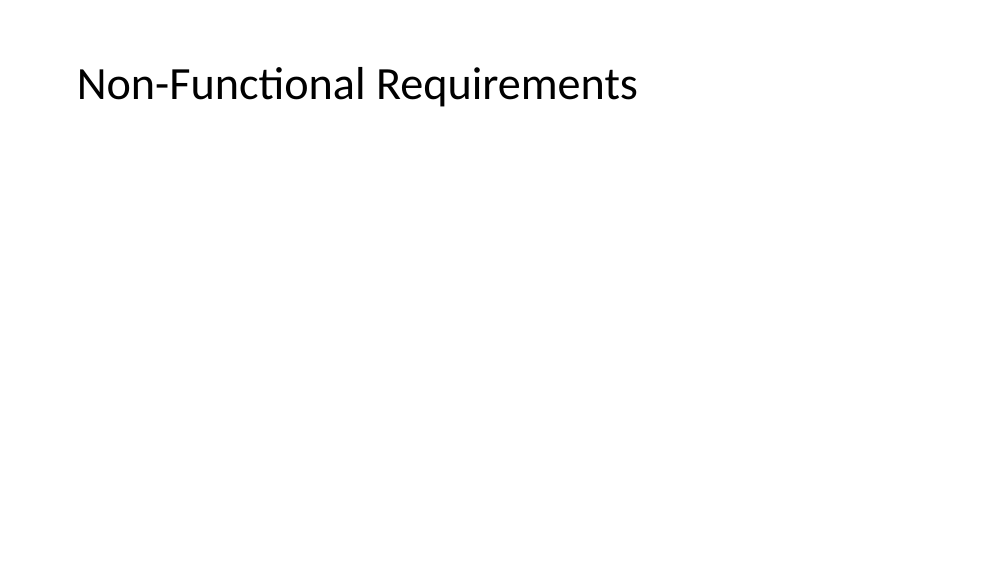
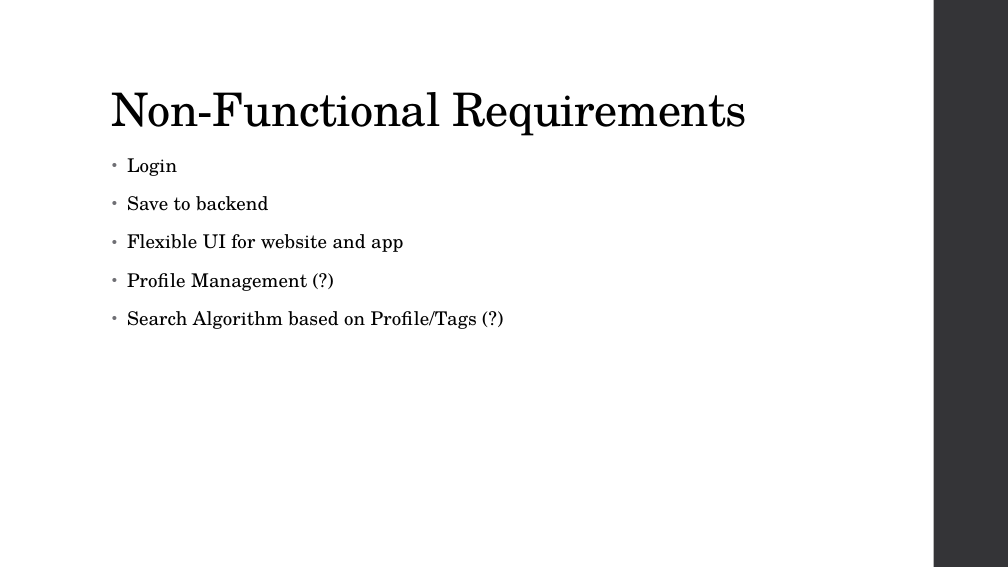
Before and after one commit to amgabriel45/CS495ClubStuff, a slide deck: slide 6 of Crimson Clubs (Requirements).pptx (slide 7 before the commit). Drawn at 1008x567 pixels with LibreOffice and Linux fonts; fonts in the diff are those of the drawing. Boxes give left, top, right and bottom in pixels: in the first picture for what was removed or moved away, otherwise in the second. Text is boxed around its words. In the diff, an @@ line names an element or a change of style, - is before the commit and + after.

Commit message:
Updates to the Requirements Presentation

```diff
--- a/Crimson Clubs (Requirements).pptx
+++ b/Crimson Clubs (Requirements).pptx
@@ rectangle added at <box>934,0,1008,567</box>, fill #353537 @@
@@ title "Non-Functional Requirements": place and size @@
-title "Non-Functional Requirements" at <box>77,67,638,107</box>
+title "Non-Functional Requirements" at <box>112,92,747,136</box>
@@ title "Non-Functional Requirements" at <box>112,92,747,136</box>: font Calibri to TeX Gyre Schola, letter spacing 0 to -0.5 pt; vertical alignment middle to bottom @@
@@ text added at <box>127,158,477,329</box>, 18 pt, text #000000 @@
+• Login
+• Save to backend
+• Flexible UI for website and app
+• Profile Management (?)
+• Search Algorithm based on Profile/Tags (?)
```
Also in this commit, not shown: 7 other slides changed, 5 slides added, 6 slides removed.
